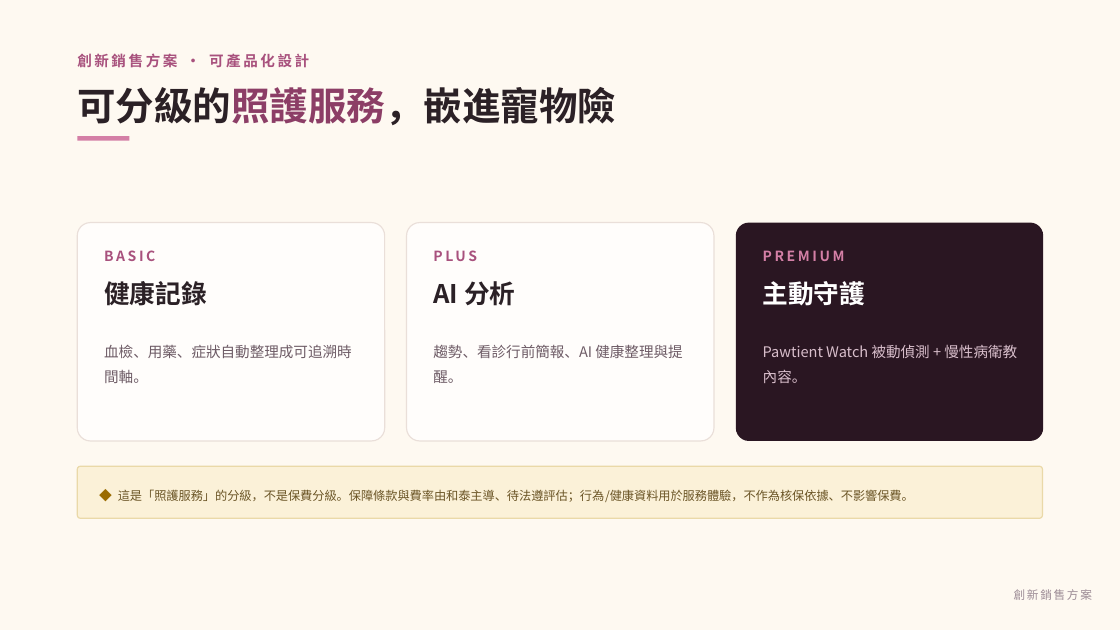
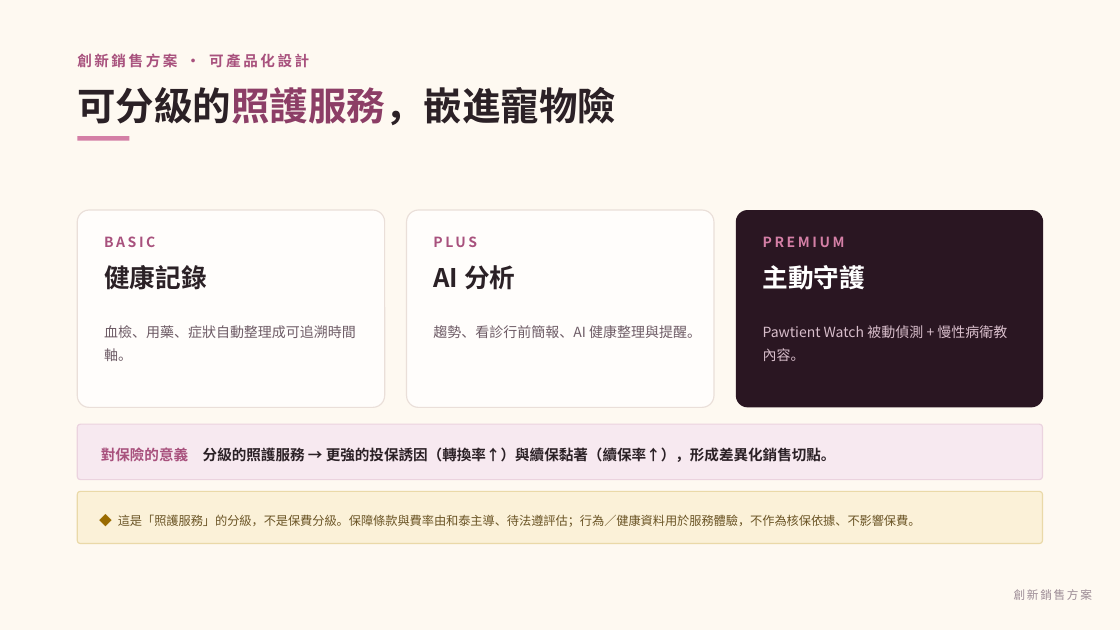
Before and after one commit to genrevcorp/pawtient-hotai-accelerator, a slide deck: slide 8 of deck/Pawtient_AI_和泰加速器提案.pptx. Drawn at 1120x630 pixels with LibreOffice and Linux fonts; fonts in the diff are those of the drawing. Boxes give left, top, right and bottom in pixels: in the first picture for what was removed or moved away, otherwise in the second. Text is boxed around its words. In the diff, an @@ line names an element or a change of style, - is before the commit and + after.

```diff
--- a/deck/Pawtient_AI_和泰加速器提案.pptx
+++ b/deck/Pawtient_AI_和泰加速器提案.pptx
@@ rounded rectangle: place and size @@
-rounded rectangle at [77,223,385,441]
+rounded rectangle at [77,210,385,408]
@@ rounded rectangle: place and size @@
-rounded rectangle at [407,223,714,441]
+rounded rectangle at [407,210,714,408]
@@ rounded rectangle: place and size @@
-rounded rectangle at [736,223,1044,441]
+rounded rectangle at [736,210,1044,408]
@@ 6 texts: place and size @@
-6 texts at [104,250,866,306]
+6 texts at [104,236,866,290]
@@ text "血檢、用藥、症狀自動整理成可追溯時間軸。": place and size @@
-text "血檢、用藥、症狀自動整理成可追溯時間軸。" at [104,345,352,383]
+text "血檢、用藥、症狀自動整理成可追溯時間軸。" at [104,325,356,361]
@@ text "趨勢、看診行前簡報、AI 健康整理與提醒。": place and size @@
-text "趨勢、看診行前簡報、AI 健康整理與提醒。" at [433,345,682,383]
+text "趨勢、看診行前簡報、AI 健康整理與提醒。" at [433,325,701,338]
@@ size 12.5 to 12 pt; line spacing 1.4 to 1.36 in 3 elements at [104,325,356,361], [433,325,701,338], [763,325,1007,361] @@
@@ text "Pawtient Watch 被動偵測 + 慢性病衛教內容。": place and size @@
-text "Pawtient Watch 被動偵測 + 慢性病衛教內容。" at [763,345,1017,383]
+text "Pawtient Watch 被動偵測 + 慢性病衛教內容。" at [763,325,1007,361]
@@ rounded rectangle: place and size @@
-rounded rectangle at [77,466,1043,518]
+rounded rectangle at [77,424,1043,480]
@@ rounded rectangle at [77,424,1043,480]: fill #FBF1D8 to #F7E9F0; outline #EAD9A8 1 pt to #EBD3DF 1 pt @@
@@ text added at [101,447,836,462], 12.5 pt, text #2B2126, bold @@
+對保險的意義 分級的照護服務 → 更強的投保誘因（轉換率↑）與續保黏著（續保率↑），形成差異化銷售切點。
@@ rounded rectangle added at [77,492,1043,544], fill #FBF1D8, outline #EAD9A8 1 pt @@
@@ text at [118,514,921,527]: text changed @@
-◆ 這是「照護服務」的分級，不是保費分級。保障條款與費率由和泰主導、待法遵評估；行為/健康資料用於服務體驗，不作為核保依據、不影響保費。
+◆ 這是「照護服務」的分級，不是保費分級。保障條款與費率由和泰主導、待法遵評估；行為／健康資料用於服務體驗，不作為核保依據、不影響保費。
```
Also in this commit, not shown: 6 other slides changed.
